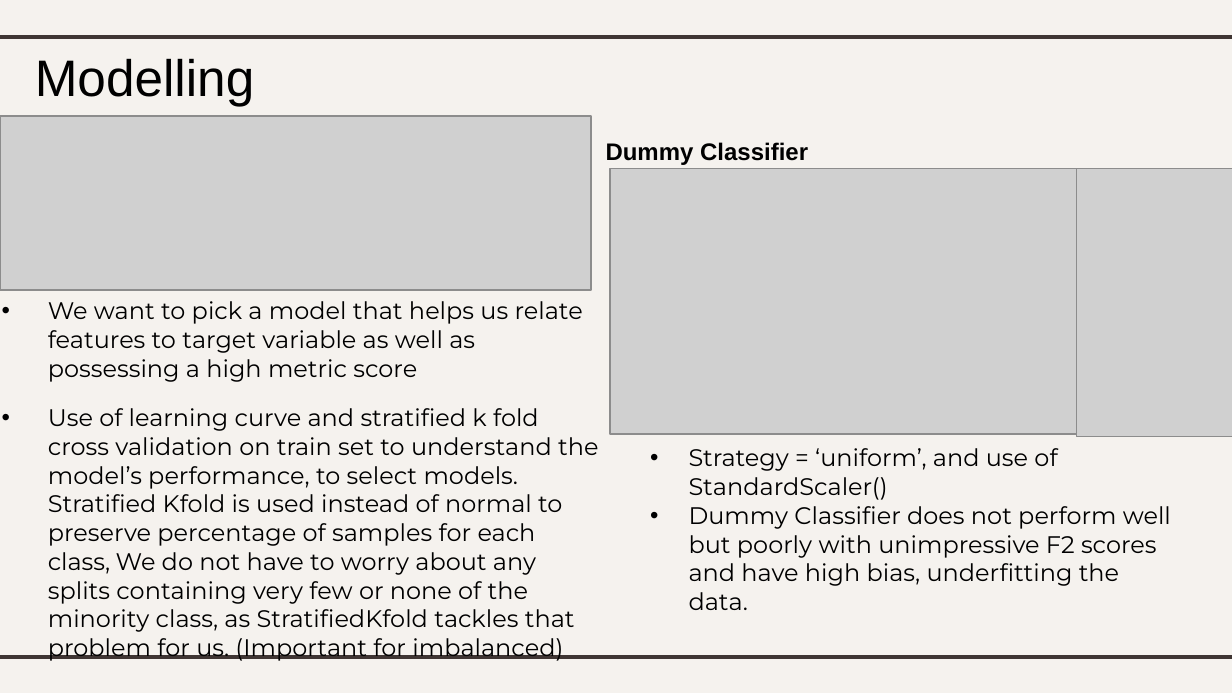
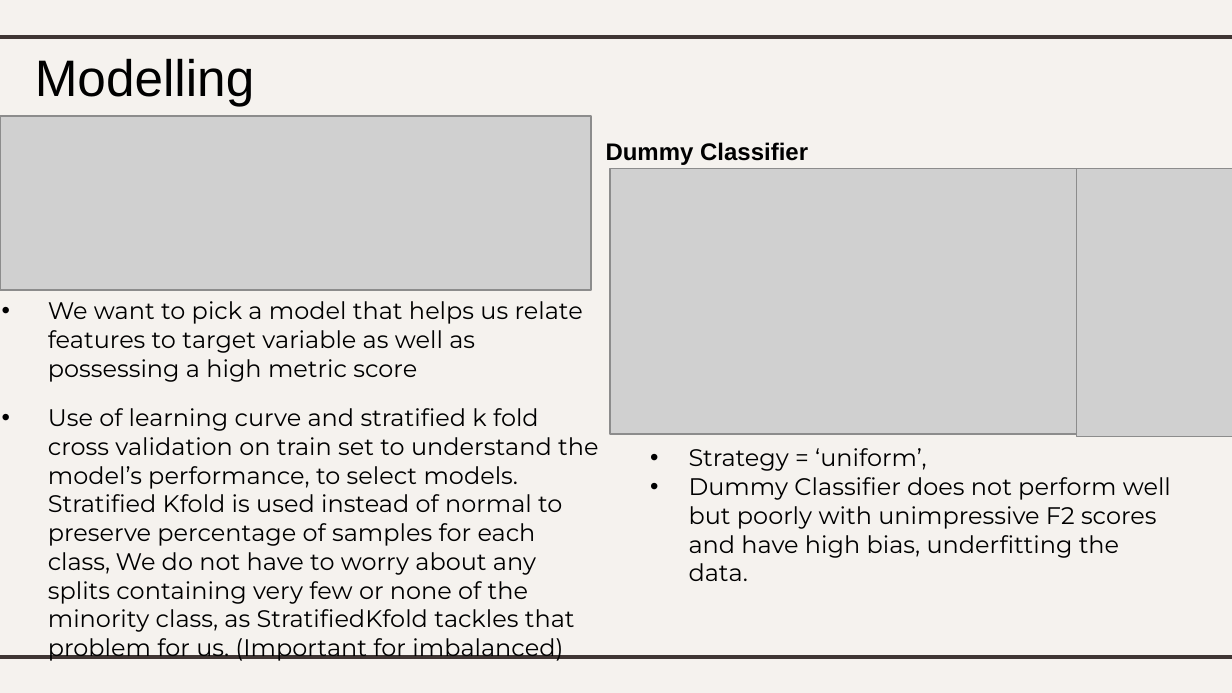
Before and after one commit to lhurr/Machine-Learning, a slide deck: slide 13 of DAAA2A02-2112589-LimHur-Classification.pptx (slide 12 before the commit). Drawn at 1232x693 pixels with LibreOffice and Linux fonts; fonts in the diff are those of the drawing; grey boxes stand for pictures. Boxes give left, top, right and bottom in pixels: in the first picture for what was removed or moved away, otherwise in the second. Text is boxed around its words. In the diff, an @@ line names an element or a change of style, - is before the commit and + after.

```diff
--- a/DAAA2A02-2112589-LimHur-Classification.pptx
+++ b/DAAA2A02-2112589-LimHur-Classification.pptx
@@ text at <box>689,448,926,471</box>: text changed @@
-• Strategy = ‘uniform’, and use of StandardScaler()
+• Strategy = ‘uniform’,
```
Also in this commit, not shown: 12 other slides changed, 1 slide added, 1 other file.
